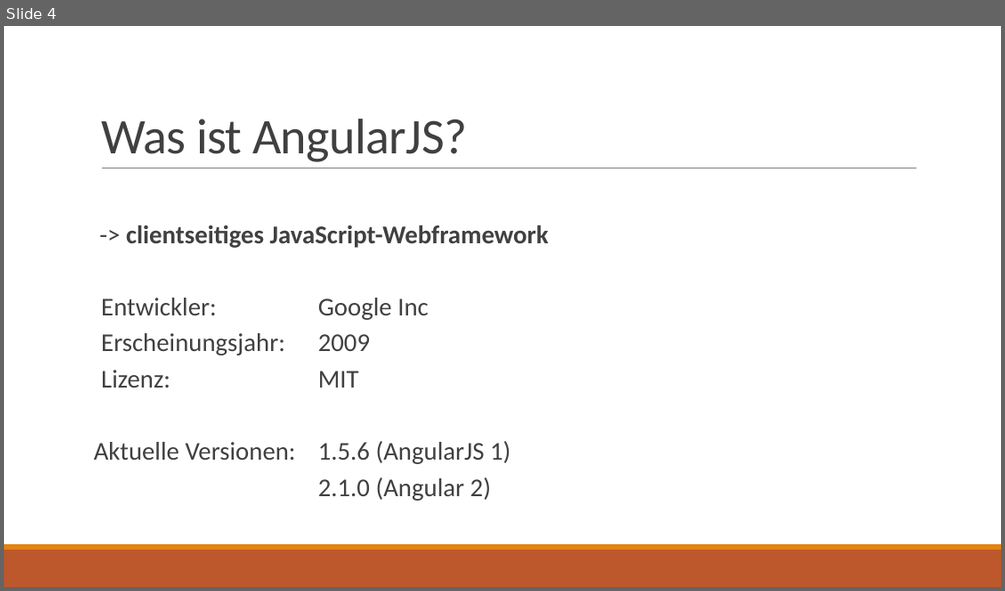
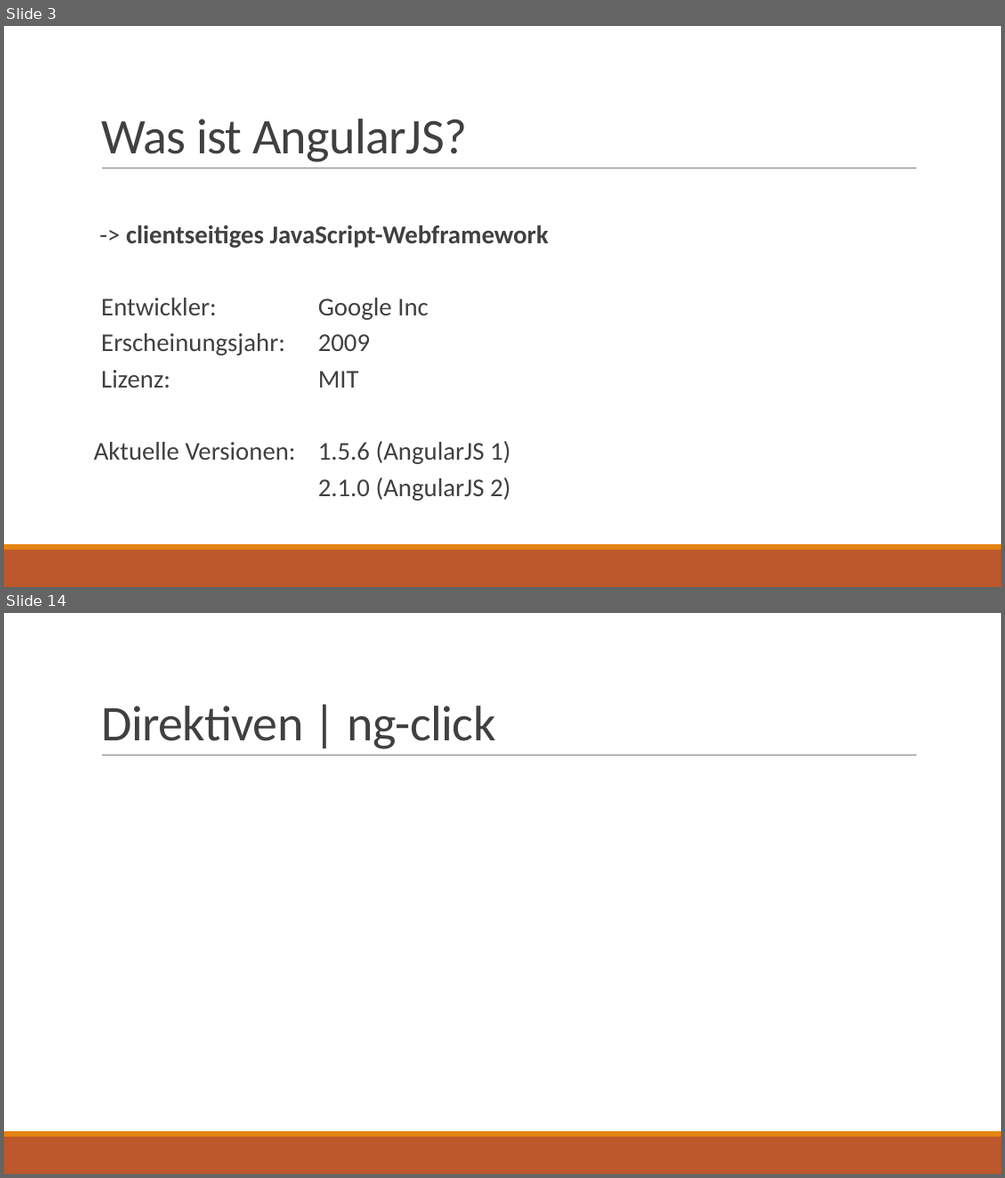
Before and after one commit to ptreyer/AngularJS, a slide deck: presentation/AngularJS.pptx. Shown one above the other, each under a label of ours: slide 4 before the commit, slides 3 and 14 after it; the slides between them are not shown. The pictures are 1005x591 and 1005x1178 pixels, drawn with LibreOffice and Linux fonts; fonts in the diff are those of the drawing. Boxes give left, top, right and bottom in pixels: in the first picture for what was removed or moved away, otherwise in the second. Text is boxed around its words. In the diff, an @@ line names an element or a change of style, - is before the commit and + after.

```diff
--- a/presentation/AngularJS.pptx
+++ b/presentation/AngularJS.pptx
@@ slide 14 added at box(4, 613, 1001, 1174), background #FFFFFF; not listed: 3 template elements that a slide beside it also shows @@
@@ title added at box(101, 706, 495, 749), 48 pt, text #404040 @@
+Direktiven | ng-click
@@ what was slide 4 is now slide 3 @@
@@ slide 3 changed as well @@
@@ text at box(318, 477, 510, 500): text changed @@
-2.1.0 (Angular 2)
+2.1.0 (AngularJS 2)
```
Also in this commit, not shown: 5 other slides changed, 15 other slides added, 4 slides removed, 1 other file.
